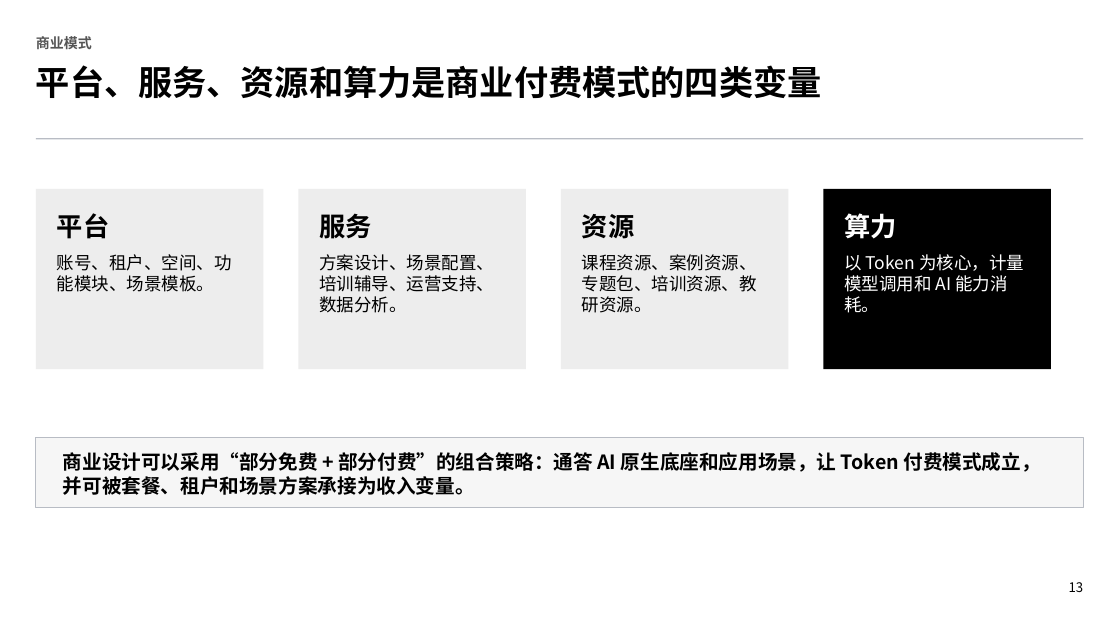
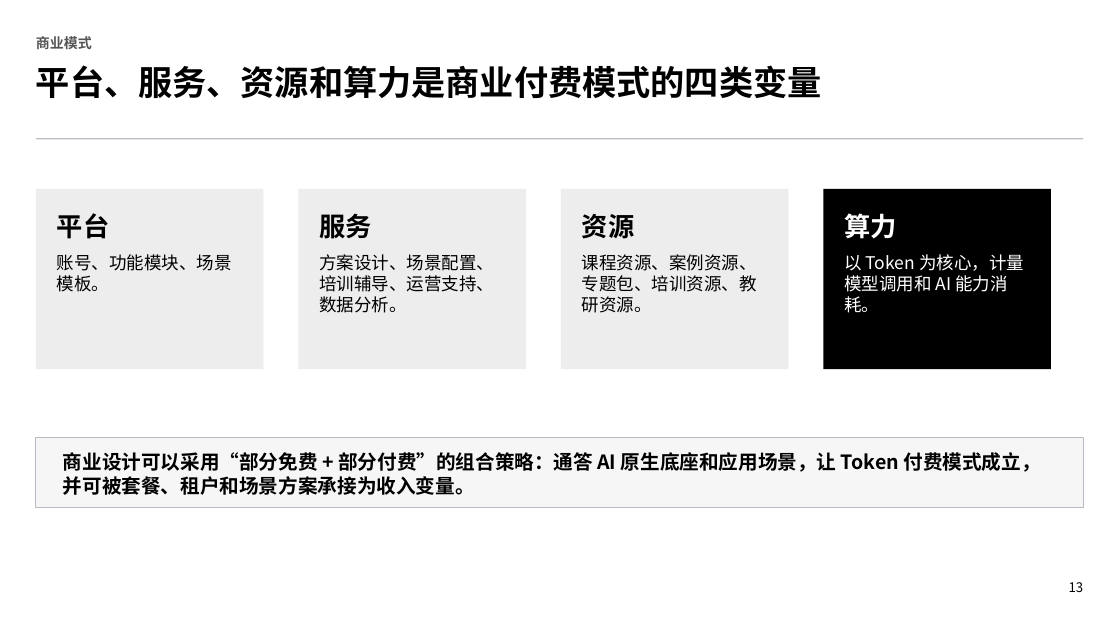
Before and after one commit to myniuniu/guoren-v2, a slide deck: slide 13 of outputs/guoren-platform-architecture.pptx. Drawn at 1120x630 pixels with LibreOffice and Linux fonts; fonts in the diff are those of the drawing. Boxes give left, top, right and bottom in pixels: in the first picture for what was removed or moved away, otherwise in the second. Text is boxed around its words. In the diff, an @@ line names an element or a change of style, - is before the commit and + after.

```diff
--- a/outputs/guoren-platform-architecture.pptx
+++ b/outputs/guoren-platform-architecture.pptx
@@ text at (57,254,232,292): text changed @@
-账号、租户、空间、功能模块、场景模板。
+账号、功能模块、场景模板。
```
Also in this commit, not shown: 1 slide added, 12 other files.
